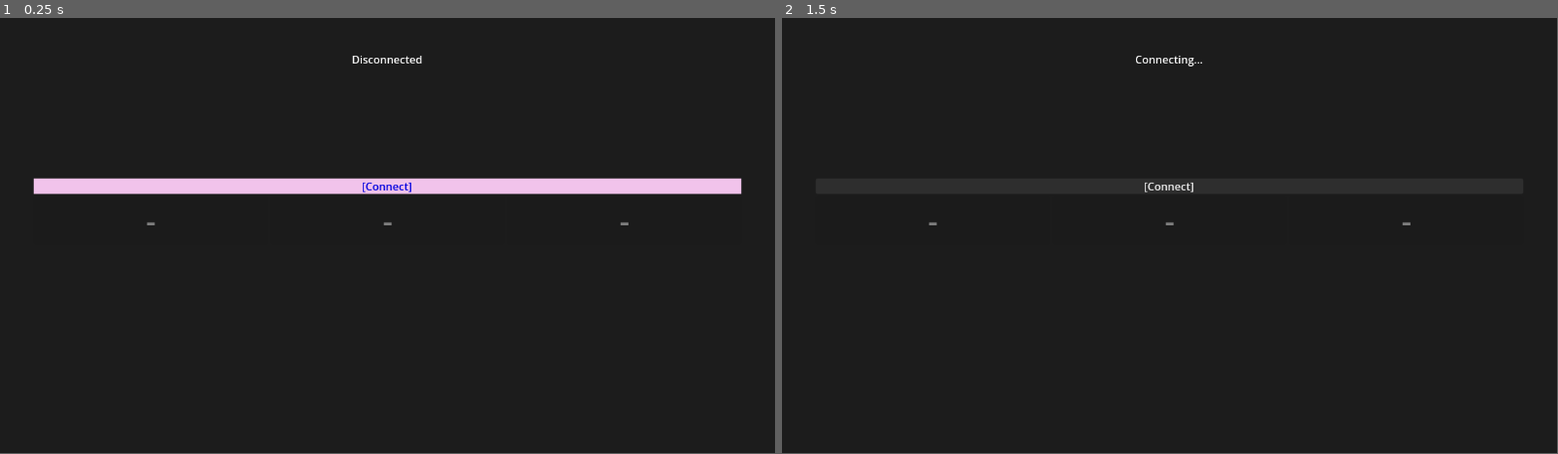
Above: before the commit, frames 1-2 (left to right).
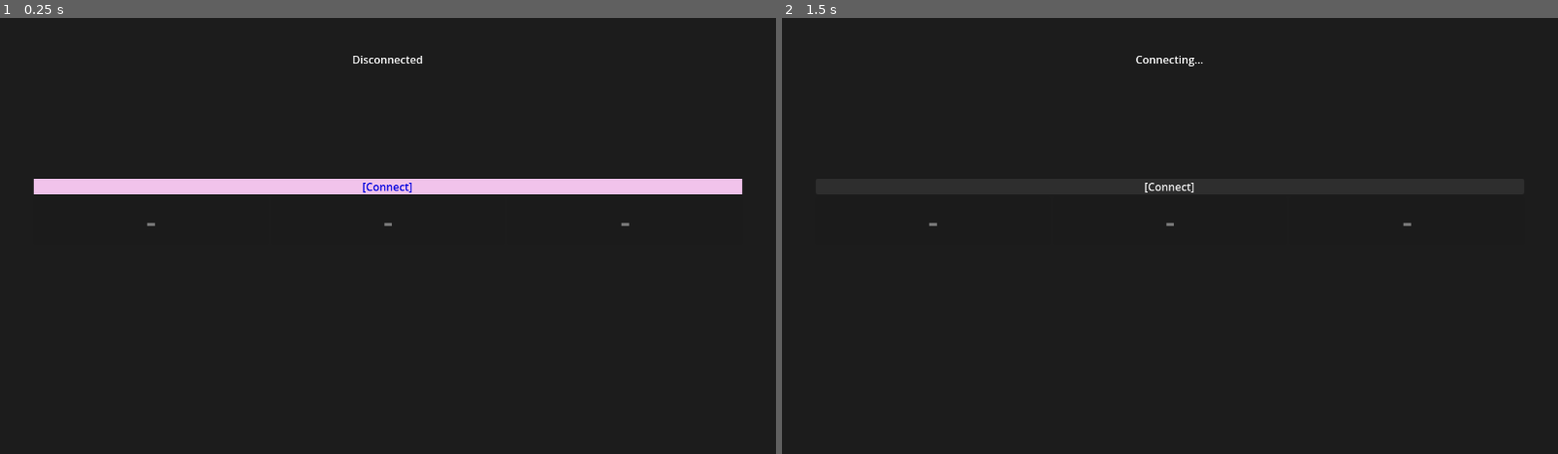
Above: after the commit, the same moments.

Repository: trake25/Corp-Tower
Game: Godot game, scene res://Cor/Scenes/Main.tscn
The game is run twice, just before and just after one commit, with the same random seed, the same clock (stepped at 60 frames per second) and the same inputs.
Inputs:
- Up to frame 1 (0.25 s): no input
- Up to frame 2 (1.5 s): tap Enter at 0.5 s; click "[Connect]" at 1.25 s
In our replay, the window is 799x449 before the commit and 800x450 after it. These sizes can differ from the game's own. Grey fills any space a smaller window leaves; there, only what the larger window draws over its background counts as a difference.

The runs differ from the first frame. In frame 1, 0.6% of the frame differs, in the area x 4-96%, y 8-48%; in frame 2, 0.2%.

Commit message:
GitIgnore

Diff:
--- a/src/Client/App/corp-tower/project.godot
+++ b/src/Client/App/corp-tower/project.godot
@@ -20,6 +20,11 @@
 
 NetworkManager="*uid://8bh26paw2m4o"
 
+[display]
+
+window/stretch/mode="viewport"
+window/handheld/orientation=1
+
 [physics]
 
 3d/physics_engine="Jolt Physics"
@@ -29,3 +34,4 @@
 rendering_device/driver.windows="d3d12"
 renderer/rendering_method="gl_compatibility"
 renderer/rendering_method.mobile="gl_compatibility"
+textures/vram_compression/import_etc2_astc=true
Not shown, changed: src/Client/App/corp-tower/.gitignore
